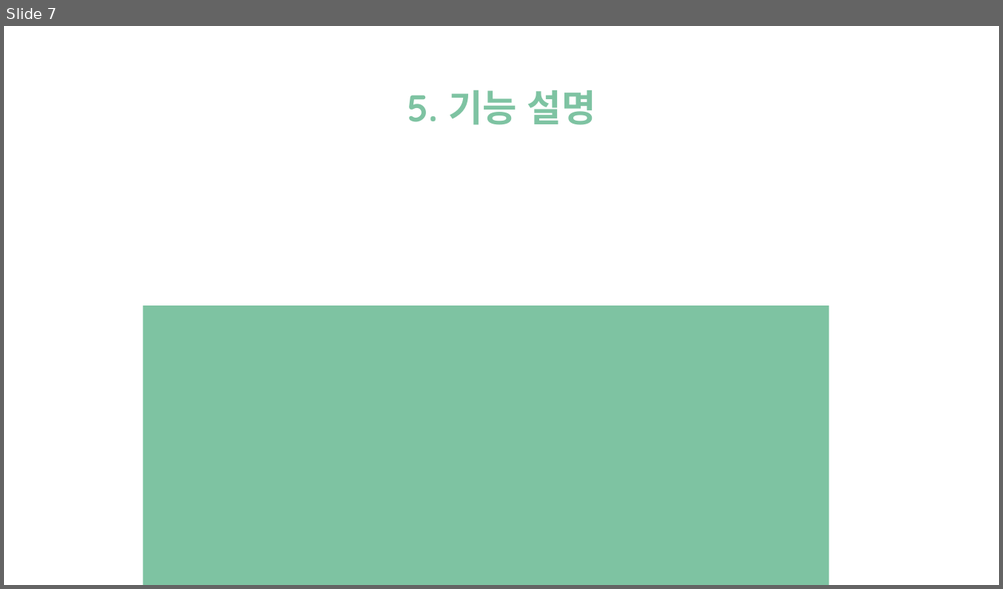
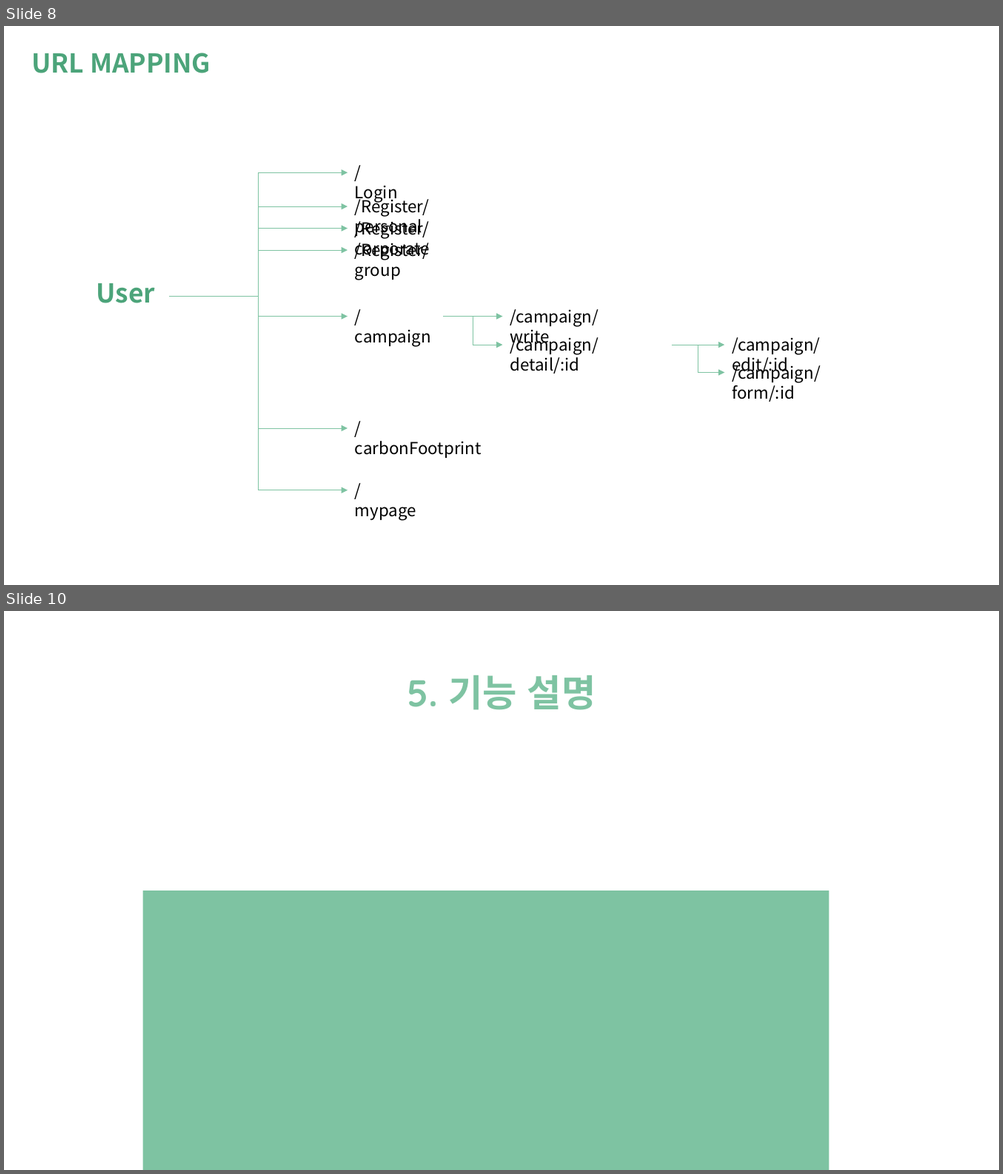
Before and after one commit to Sangbbgg/ezTeam2_campaign, a slide deck: 템플릿/환경켐페인소셜웹.pptx. Shown one above the other, each under a label of ours: slide 7 before the commit, slides 8 and 10 after it; the slides between them are not shown. The pictures are 1003x589 and 1003x1174 pixels, drawn with LibreOffice and Linux fonts; fonts in the diff are those of the drawing; background and template pictures are left out. Boxes give left, top, right and bottom in pixels: in the first picture for what was removed or moved away, otherwise in the second. Text is boxed around its words. In the diff, an @@ line names an element or a change of style, - is before the commit and + after.

```diff
--- a/템플릿/환경켐페인소셜웹.pptx
+++ b/템플릿/환경켐페인소셜웹.pptx
@@ slide 8 added at [4, 26, 999, 585], background #FFFFFF @@
@@ title added at [31, 53, 210, 73], 25.2 pt, text #4CA47A, bold @@
+URL MAPPING
@@ group added at [96, 173, 820, 520]: 12 texts, 9 elbow arrows, 2 arrows @@
+/Login
+/Register/personal
+/Register/corporate
+/Register/group
+/campaign
+/campaign/detail/:id
+/campaign/form/:id
+/carbonFootprint
+/mypage
+/campaign/edit/:id
+/campaign/write
+User
@@ what was slide 7 is now slide 10 @@
```
Also in this commit, not shown: 3 other slides added, 4 other files.
